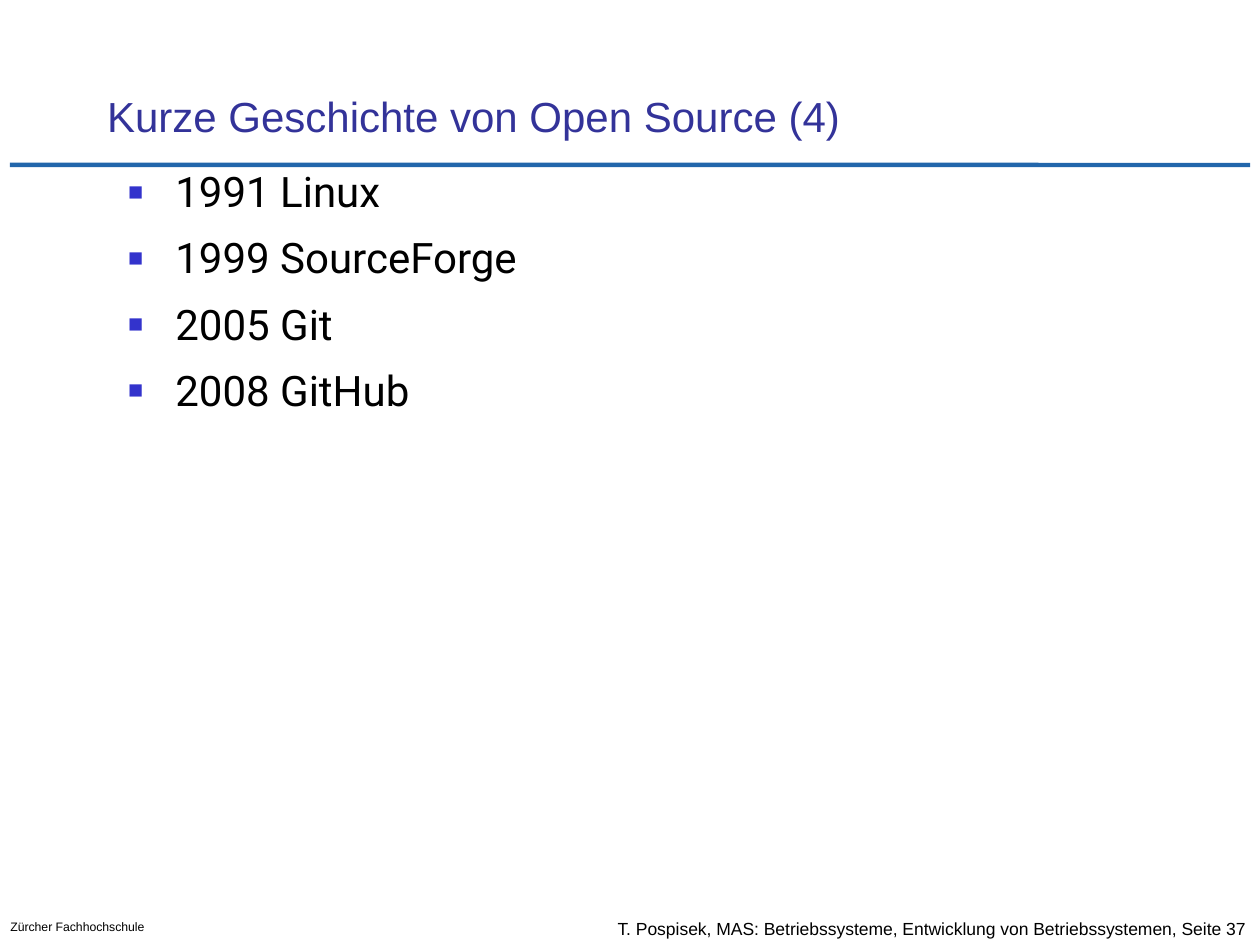
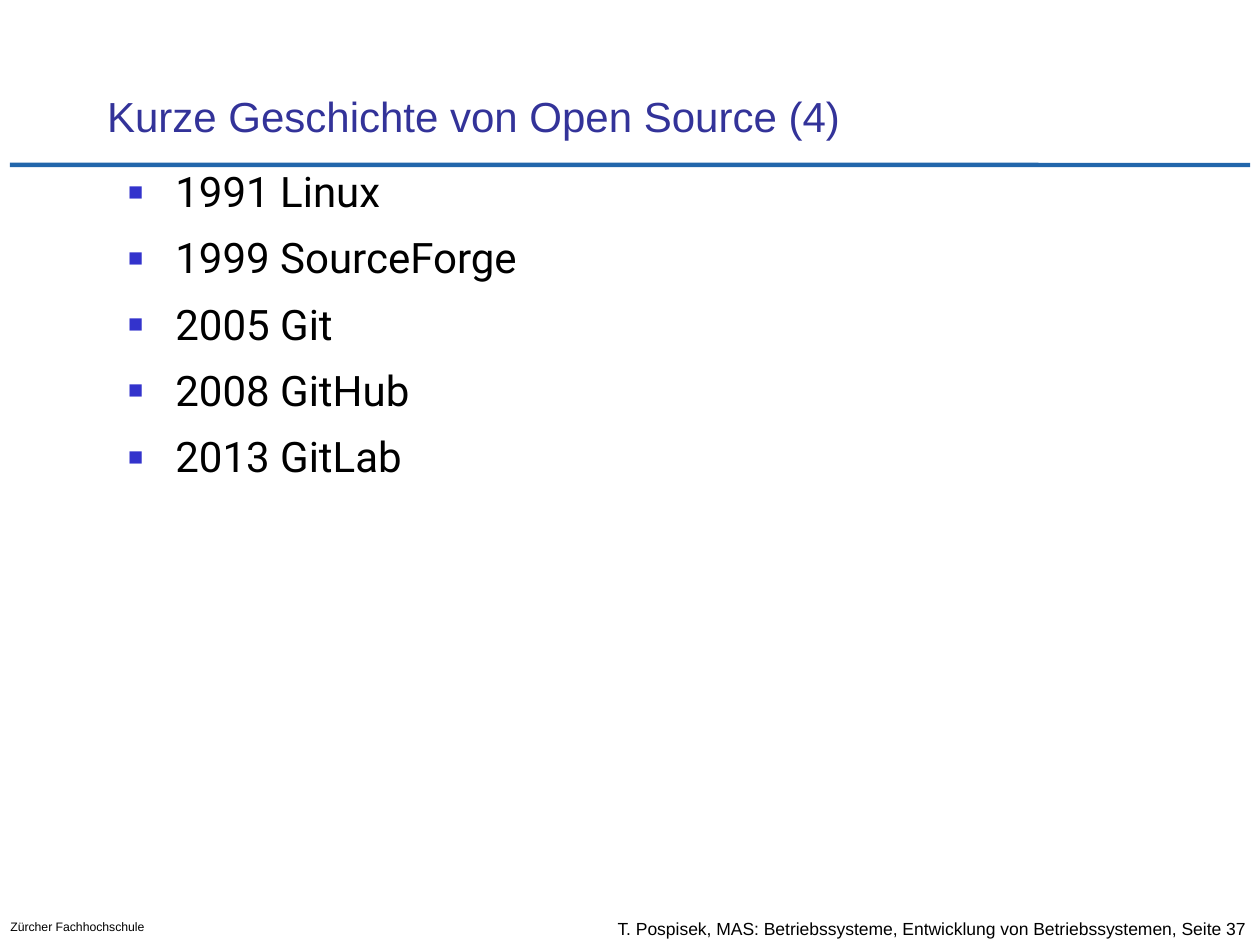
Before and after one commit to tpo/betriebssysteme, a slide deck: slide 37 of 01-2_Entwicklung_von_Betriebssystemen.odp. Drawn at 1260x945 pixels with LibreOffice and Linux fonts; fonts in the diff are those of the drawing; background and template pictures are left out. Boxes give left, top, right and bottom in pixels: in the first picture for what was removed or moved away, otherwise in the second. Text is boxed around its words. In the diff, an @@ line names an element or a change of style, - is before the commit and + after.

Commit message:
diverse kosmetische Änderungen
* Titel der Slides Teilhaber- und Teilnehmerbetrieb mit englischen Ausdruck ergänzt
* S.21 Gründe für Verbreitung eines OS neutraler umformuliert
* S.31 ergänzt, dass Minix als Management Engine OS dient
* S.33 Text ersetzt: Linux als Basis von Androis und Internet OS
* S.37 GitLab als wichtiges Ereignis hinzugefügt

```diff
--- a/01-2_Entwicklung_von_Betriebssystemen.odp
+++ b/01-2_Entwicklung_von_Betriebssystemen.odp
@@ text at (175, 440, 402, 473): paragraph added @@
+■ 2013 GitLab
```
Also in this commit, not shown: 6 other slides changed.
